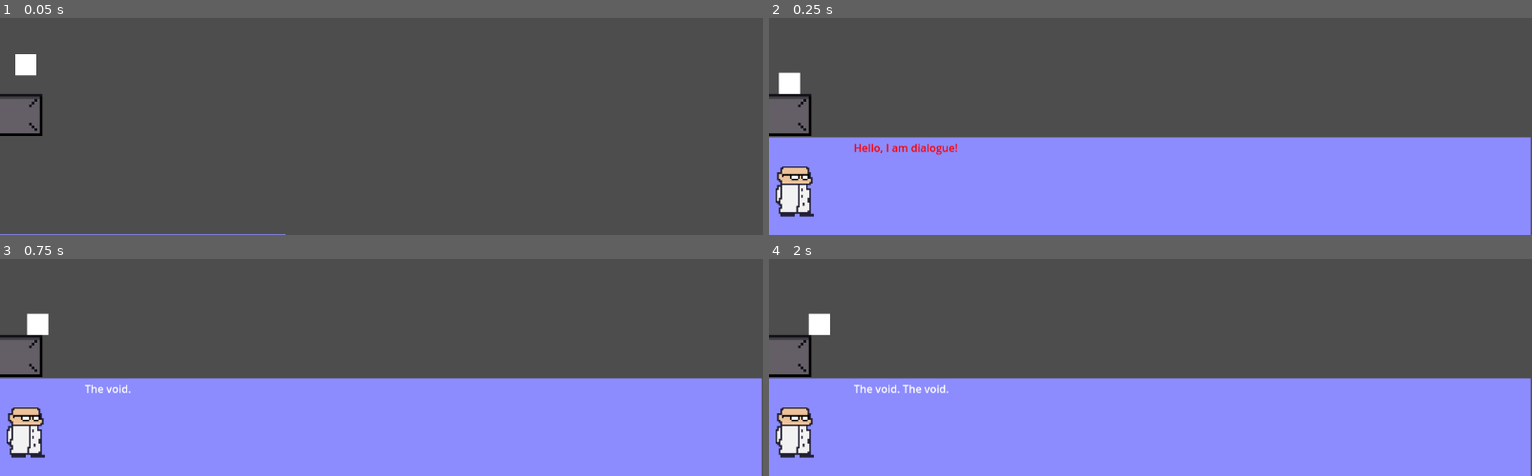
Above: before the commit, frames 1-4 (two rows, left to right).
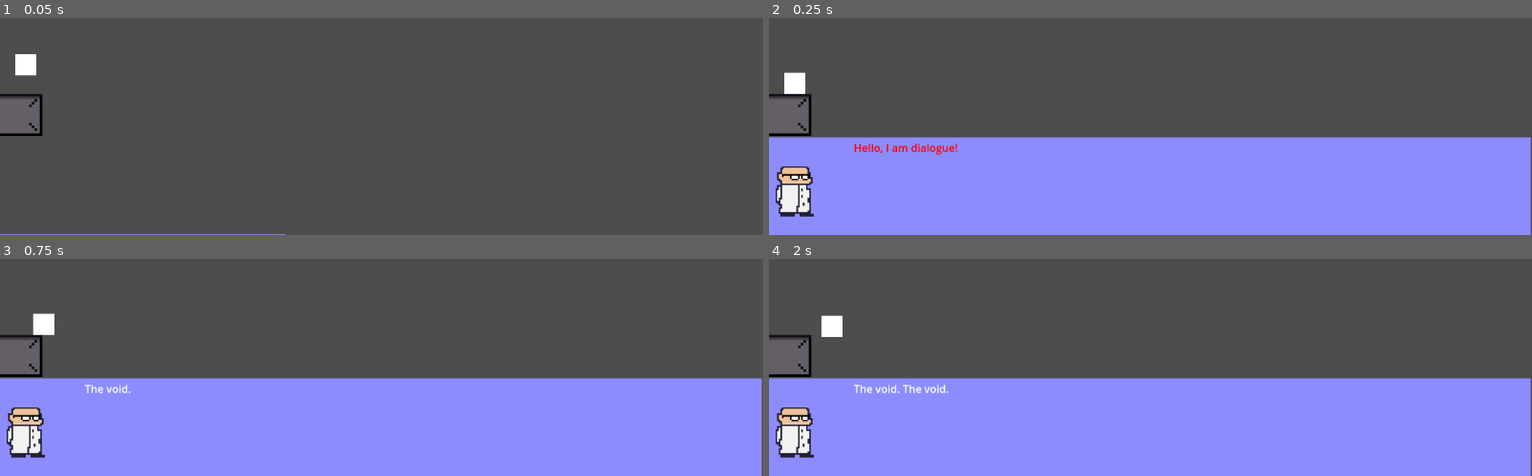
Above: after the commit, the same moments.

Repository: Gamnraa/gmtk2025
Game: Godot game, scene res://MainScene.tscn
Two runs of this game, one before a commit and one after it. Both use one fixed random seed, a clock stepped at 60 frames per second and the inputs below.
Inputs:
- Up to frame 1 (0.05 s): no input
- Up to frame 2 (0.25 s): no input
- Up to frame 3 (0.75 s): tap Enter (ui_accept) at 0.5 s; hold D (right) from 0.53 s (still down)
- Up to frame 4 (2 s): keep holding D (right); tap Space (jump) at 0.77, 1.52 s

Frame 1 is identical in both runs. In frame 2, 0.2% of the frame differs, in the area x 1-5%, y 25-36%; in frame 3, 0.2%; in frame 4, 0.4%, in the area x 5-10%, y 25-36%.

Commit message:
Fix player moving backwards when jumping in place and landing

Diff:
--- a/Scripts/player.gd
+++ b/Scripts/player.gd
@@ -34,6 +34,7 @@
 	if not(Input.is_action_pressed("left") or Input.is_action_pressed("right")) and grounded:
 		velocity.x = move_toward(velocity.x, 0, accel)
 
-	if not was_grounded and grounded: velocity.x -= accel * 6.7
+	print(velocity.x)
+	if not was_grounded and grounded: velocity.x = max(velocity.x - (accel * 6.7), 0)
 	was_grounded = grounded
 	move_and_slide()
